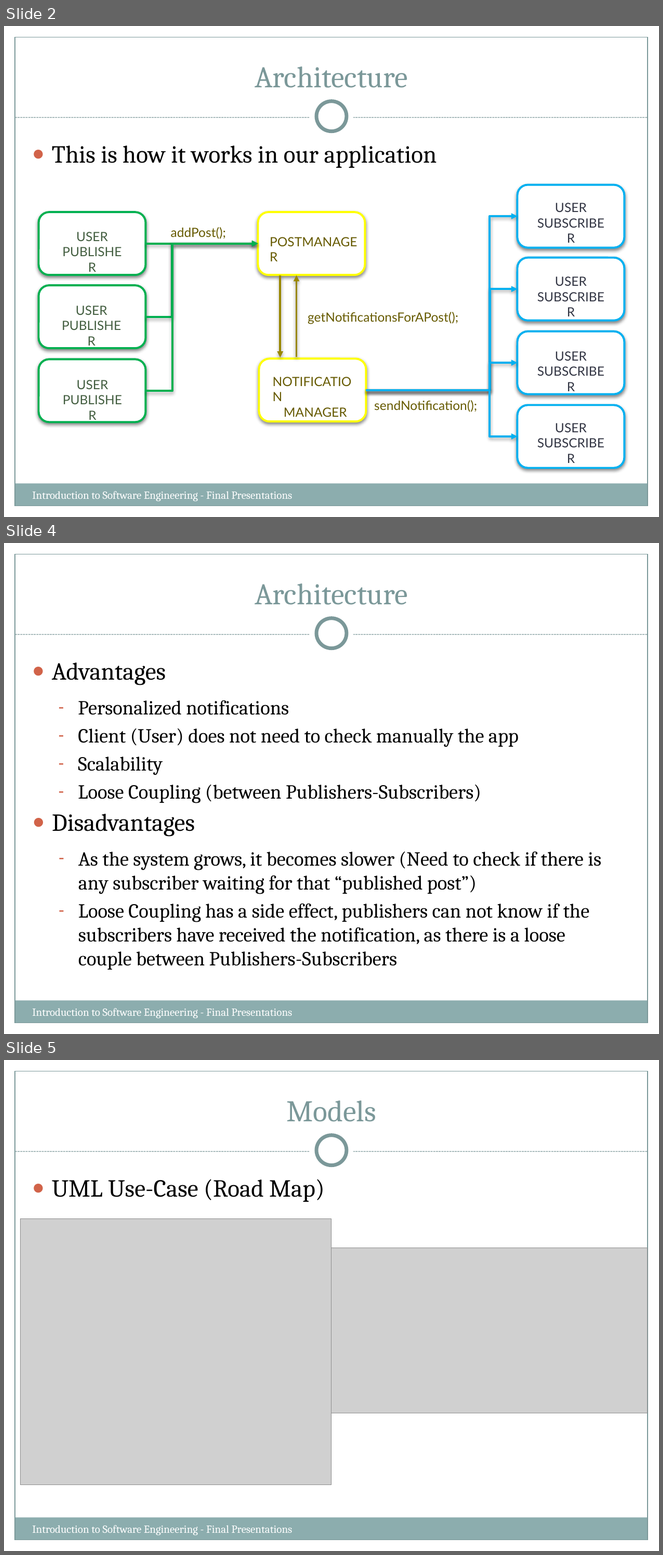
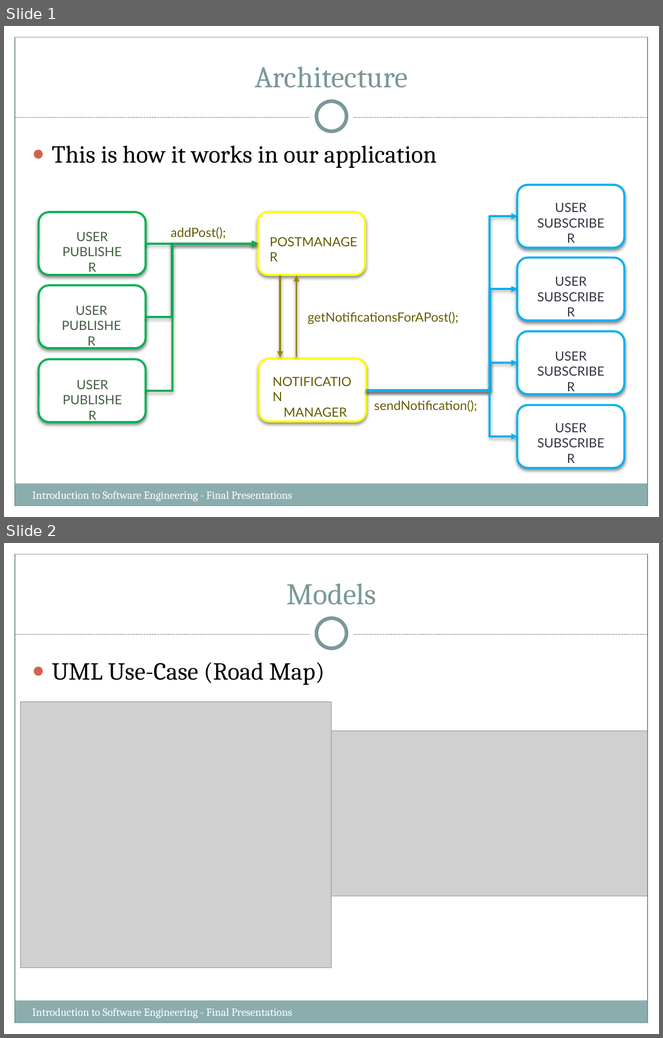
Before and after one commit to Sang712UMA/PetsApp, a slide deck: Presentation/AdrianSlides_WORKINPROGRESS.pptx. Shown one above the other, each under a label of ours: slides 2, 4 and 5 before the commit, slides 1 and 2 after it; the slides between them are not shown. The pictures are 663x1555 and 663x1038 pixels, drawn with LibreOffice and Linux fonts; fonts in the diff are those of the drawing; grey boxes stand for pictures. Boxes give left, top, right and bottom in pixels: in the first picture for what was removed or moved away, otherwise in the second. Text is boxed around its words. In the diff, an @@ line names an element or a change of style, - is before the commit and + after.

Commit message:
UI Design added
UI Design added
Work left to do: Add final Implementation model, waiting for the team to finish the coding part

```diff
--- a/Presentation/AdrianSlides_WORKINPROGRESS.pptx
+++ b/Presentation/AdrianSlides_WORKINPROGRESS.pptx
@@ slide 4 removed at <box>4,543,659,1034</box>, background #FFFFFF; not listed: 8 template elements that a slide beside it also shows @@
@@ title removed at <box>255,584,408,605</box> @@
-Architecture
@@ text removed at <box>52,663,166,685</box> @@
-● Advantages
@@ text removed at <box>78,700,519,804</box> @@
-– Personalized notifications
-– Client (User) does not need to check manually the app
-– Scalability
-– Loose Coupling (between Publishers-Subscribers)
@@ text removed at <box>52,814,195,836</box> @@
-● Disadvantages
@@ text removed at <box>78,851,601,970</box> @@
-– As the system grows, it becomes slower (Need to check if there is any subscriber waiting for that “published post”)
-– Loose Coupling has a side effect, publishers can not know if the subscribers have received the notification, as there is a loose couple between Publishers-Subscribers
@@ text removed at <box>32,1008,293,1019</box> @@
-Introduction to Software Engineering - Final Presentations
@@ what was slide 2 is now slide 1 @@
@@ what was slide 5 is now slide 2 @@
```
Also in this commit, not shown: 1 slide changed, 5 other slides removed, 12 other files.
